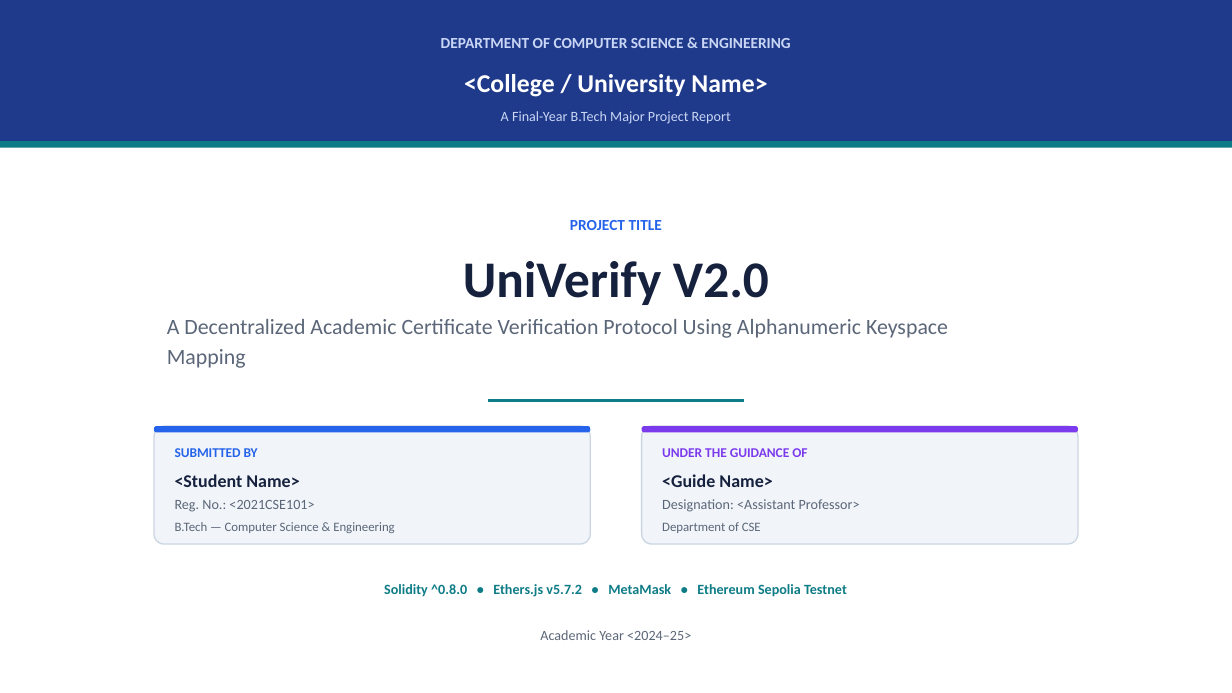
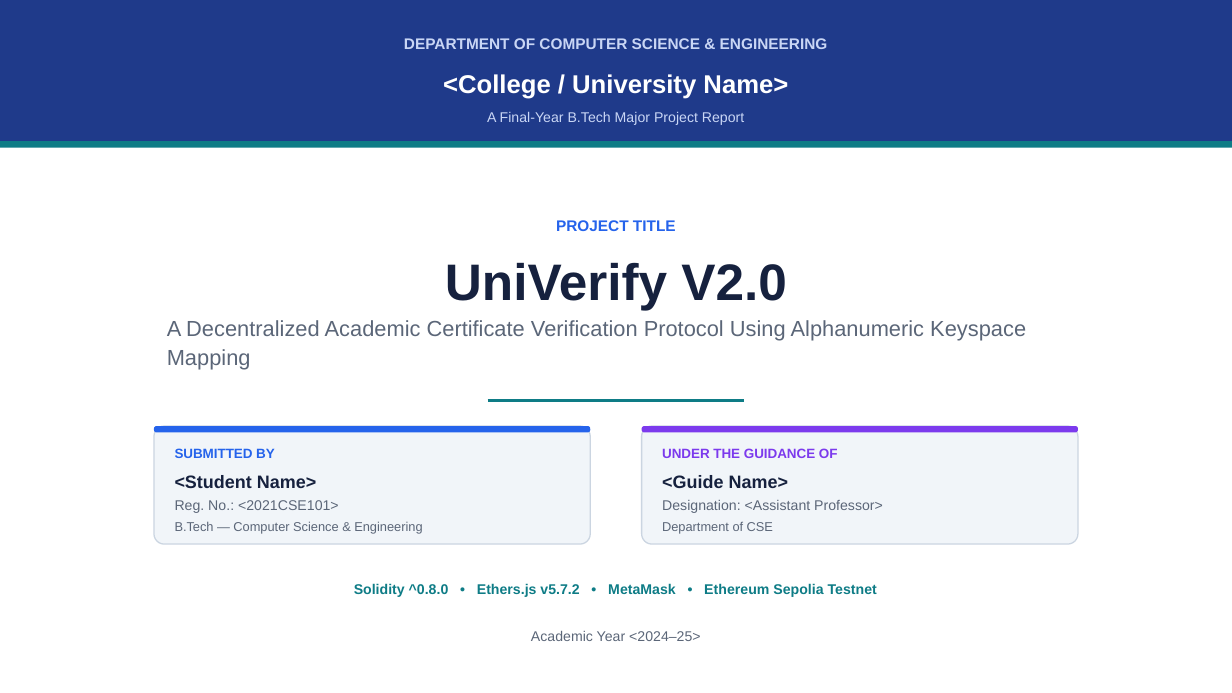
Before and after one commit to shaikmofficial-ai/univeridy-ppt, a slide deck: slide 1 of UniVerify_V2.0_ProjectReview.pptx. Drawn at 1232x693 pixels with LibreOffice and Linux fonts; fonts in the diff are those of the drawing. Boxes give left, top, right and bottom in pixels: in the first picture for what was removed or moved away, otherwise in the second. Text is boxed around its words. In the diff, an @@ line names an element or a change of style, - is before the commit and + after.

Commit message:
Fix PPTX text alignment: match PDF line spacing (1.25x), use Arial, lock autofit
PowerPoint was rendering with line_spacing=1.0 and Calibri while wrapping was measured in Helvetica, causing multi-line labels to mis-space and drift off-center. Now PPTX uses absolute 1.25x leading and Arial (metric-compatible with Helvetica), with autofit disabled, so the .pptx matches the verified .pdf layout. Code blocks now use Courier New / Courier consistently across both outputs.

```diff
--- a/UniVerify_V2.0_ProjectReview.pptx
+++ b/UniVerify_V2.0_ProjectReview.pptx
@@ text "DEPARTMENT OF COMPUTER SCIENCE & ..." at [404, 38, 828, 49]: font Calibri to Arial; line spacing 1 to 15pt @@
@@ text "<College / University Name>" at [443, 74, 788, 99]: font Calibri to Arial; line spacing 1 to 25pt @@
@@ text "PROJECT TITLE" at [556, 220, 676, 231]: font Calibri to Arial; line spacing 1 to 15pt @@
@@ text "UniVerify V2.0" at [445, 262, 786, 310]: font Calibri to Arial; line spacing 1 to 50pt @@
@@ text "A Decentralized Academic Certificate Verification ..." at [167, 320, 1026, 340]: font Calibri to Arial; line spacing 1 to 21.2pt @@
@@ text "Mapping" at [167, 349, 251, 370]: font Calibri to Arial; line spacing 1 to 21.2pt @@
@@ text "SUBMITTED BY" at [175, 448, 275, 458]: font Calibri to Arial; line spacing 1 to 13.1pt @@
@@ text "UNDER THE GUIDANCE OF" at [662, 448, 838, 458]: font Calibri to Arial; line spacing 1 to 13.1pt @@
@@ text "<Student Name>" at [175, 475, 316, 488]: font Calibri to Arial; line spacing 1 to 17.5pt @@
@@ text "<Guide Name>" at [662, 475, 788, 488]: font Calibri to Arial; line spacing 1 to 17.5pt @@
@@ text "B.Tech — Computer Science & ..." at [175, 521, 422, 534]: font Calibri to Arial; line spacing 1 to 12.5pt @@
@@ text "Department of CSE" at [662, 522, 773, 534]: font Calibri to Arial; line spacing 1 to 12.5pt @@
@@ font Calibri to Arial; line spacing 1 to 13.8pt in 5 elements at [487, 112, 744, 125], [175, 500, 339, 513], [662, 500, 883, 513], [354, 583, 877, 597], [531, 631, 701, 641] @@
```
Also in this commit, not shown: 19 other slides changed, 2 other files.
